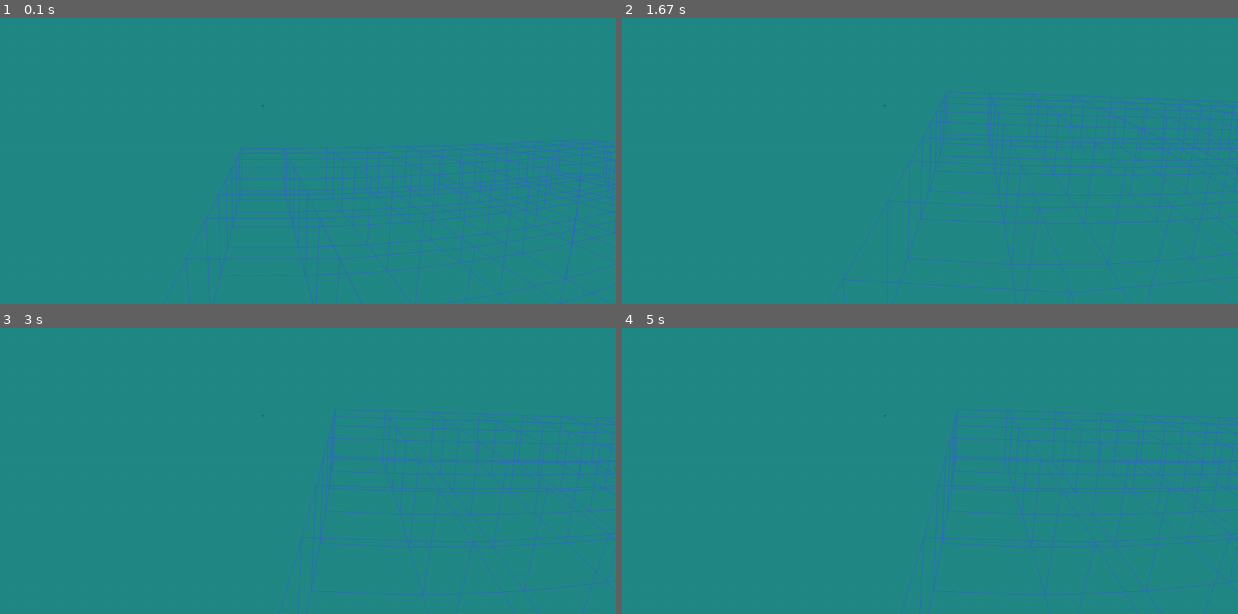
Above: before the commit, frames 1-4 (two rows, left to right).
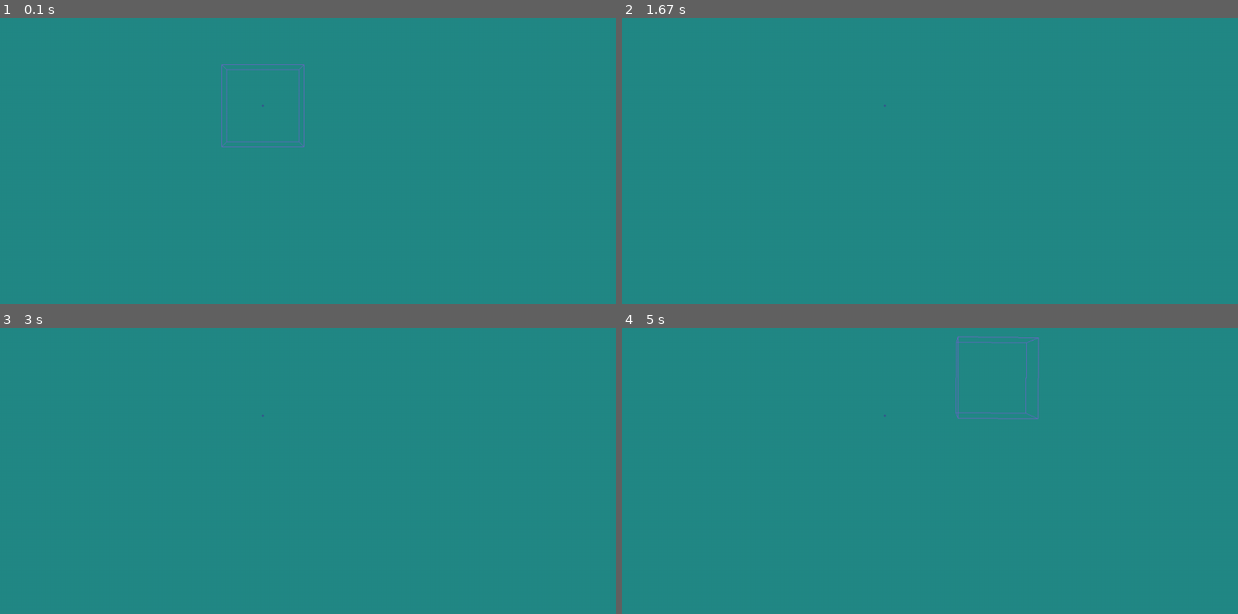
Above: after the commit, the same moments.

Repository: pineappleboy23/pygame_graphics_engine
Game: pygame game, started from main.py
Two runs of this game, one before a commit and one after it. Both use one fixed random seed, a clock stepped at 60 frames per second and the inputs below.
Inputs (mouse positions are in pixels of both pictures, inside the frame that each line leads up to):
- Up to frame 1 (0.1 s): no input
- Up to frame 2 (1.67 s): hold Esc 0.33-0.8 s; hold Right 0.33-0.8 s; move the mouse to (856, 123) at 0.37 s; tap S at 0.83 s
- Up to frame 3 (3 s): hold Up 1.67-2.13 s; hold Left from 2.67 s (still down)
- Up to frame 4 (5 s): release Left at 3.2 s; hold Down 3.23-3.7 s; hold Left 3.73-4.13 s; hold Right from 4.57 s (still down)

The runs differ from the first frame. In frame 1, 5.2% of the frame differs, in the area x 26-100%, y 16-100%; in frame 2, 4.2%; in frame 3, 3.2%; in frame 4, 3.5%.

Commit message:
Add files via upload

Diff:
--- a/main.py
+++ b/main.py
@@ -11,6 +11,8 @@
 sh = 720
 sc = (sw / 2, sh / 2)
 screen_color = (34, 137, 134)
+
+scale_or_fov = 1000
 
 pg.display.set_caption("3D")
 win = pg.display.set_mode((sw, sh))
@@ -41,6 +43,8 @@
         self.moving_back = False
         self.moving_left = False
         self.moving_right = False
+        self.speed = 2.5
+        self.color = (180, 120, 60)
 
     def angles_to_pointing_vec(self):
         self.pointing_vec[1] = math.sin(math.radians(self.angle_y))
@@ -58,21 +62,35 @@
     def movement(self):
         did_i_move = False
         if self.moving_forward:
-            self.location[0] += math.cos(math.radians(self.angle_x))
-            self.location[2] += math.sin(math.radians(self.angle_x))
+            self.location[0] += math.cos(math.radians(self.angle_x)) * self.speed
+            self.location[2] += math.sin(math.radians(self.angle_x)) * self.speed
+            did_i_move = True
+        if self.moving_left:
+            self.location[0] += math.cos(math.radians(self.angle_x - 90)) * self.speed
+            self.location[2] += math.sin(math.radians(self.angle_x - 90)) * self.speed
+            did_i_move = True
+        if self.moving_right:
+            self.location[0] += math.cos(math.radians(self.angle_x + 90)) * self.speed
+            self.location[2] += math.sin(math.radians(self.angle_x + 90)) * self.speed
+            did_i_move = True
+        if self.moving_back:
+            self.location[0] += math.cos(math.radians(self.angle_x - 180)) * self.speed
+            self.location[2] += math.sin(math.radians(self.angle_x - 180)) * self.speed
             did_i_move = True
 
         return did_i_move
 
     def draw(self, win):
         for i in self.quads_to_draw:
-            pg.draw.polygon(win, (50, 100, 200), i, 1)
+            pg.draw.polygon(win, (random.randrange(20)+100, 100, 200) , i  , 1)
+            #  (random.randrange(20)+100, 100, 200)
+            #  (random.randrange(20) + self.color[0], random.randrange(20) + self.color[1], random.randrange(20) + self.color[2])
 
 
 class Cube(object):
-    def __init__(self, center):
+    def __init__(self, center, side_in):
         self.center = center
-        self.side = 20
+        self.side = side_in
         self.close_sides = []
         self.three_d_poss = []
         self.two_d_poss = []
@@ -113,7 +131,7 @@
         self.close_sides = []
 
         for i in [(1, 3, 4, 2), (5, 7, 8, 6), (1, 5, 7, 3), (6, 2, 4, 8), (5, 6, 2, 1), (4, 3, 7, 8)]:
-            if not self.contains(i, close_corner):
+            if self.contains(i, close_corner):
                 self.close_sides.append(i)
 
     def get_closest_corner(self, camera_location):
@@ -144,7 +162,7 @@
 
         quads_to_return = []
 
-        # for i in self.close_sides:  set it to this later
+        #for i in self.close_sides:
         for i in [(1, 3, 4, 2), (5, 7, 8, 6), (1, 5, 7, 3), (6, 2, 4, 8), (5, 6, 2, 1), (4, 3, 7, 8)]:
             quads_to_return.append((self.two_d_poss[i[0] - 1], self.two_d_poss[i[1] - 1], self.two_d_poss[i[2] - 1],
                                     self.two_d_poss[i[3] - 1]))
@@ -167,11 +185,20 @@
             cos_angle_uhs_top = u_from_h[0] * s_from_h[0] + u_from_h[1] * s_from_h[1] + u_from_h[2] * s_from_h[2]
             cos_angle_uhs_bottom = pythag(u_from_h) * pythag(s_from_h)
             cos_angle_uhs = cos_angle_uhs_top / cos_angle_uhs_bottom
+            if cos_angle_uhs > 1:
+                cos_angle_uhs = 1
+            if cos_angle_uhs < -1:
+                cos_angle_uhs = -1
             angle_uhs = math.acos(cos_angle_uhs)
             slope = [cos_angle_uhs, math.sin(angle_uhs)]
             angle_vos = math.acos(v_s_dot_product / (pythag(v) * pythag(s)))
-            return_x = angle_vos / math.sqrt(1 + ((slope[1] / slope[0]) ** 2))
-            return_y = return_x * abs((slope[1] / slope[0]))
+            if slope[0] == 0:
+                return_x = 0
+                return_y = angle_vos
+                print("heyo")
+            else:
+                return_x = angle_vos / math.sqrt(1 + ((slope[1] / slope[0]) ** 2))
+                return_y = return_x * abs((slope[1] / slope[0]))
 
             #   this is where i need to do fov and stuff
 
@@ -180,8 +207,6 @@
 
             if h[1] > s[1]:
                 return_y *= -1
-
-            scale_or_fov = 740
 
             return_y *= scale_or_fov
             return_x *= scale_or_fov
@@ -207,17 +232,9 @@
 
 cubes = []
 
-# cubes.append(Cube((150, 0, -20)))
-# cubes.append(Cube((150, 0, 0)))
-# cubes.append(Cube((150, 0, 20)))
-# cubes.append(Cube((150, 20, 0)))
-# cubes.append(Cube((150, -20, 0)))
-# cubes.append(Cube((0, 200, 850)))
-# cubes.append(Cube((200, 0, 350)))
-
-for i in range(10):
-    for ii in range(10):
-        cubes.append(Cube((i * 20, 0, ii * 20)))
+# cubes.append(Cube((CENTER CORDS), SIDE LENGTH))
+cubes.append(Cube((50, -30, 0), 7))
+
 
 camera = Camera()
 
@@ -234,6 +251,8 @@
 
 camera_moved()
 
+mouse_free = True
+
 running = True
 while running:
 
@@ -245,19 +264,47 @@
         if event.type == pg.QUIT:
             running = False
 
-        if event.type == pg.MOUSEMOTION:
+        if event.type == pg.MOUSEMOTION and not mouse_free:
             mouse_cords = ((pg.mouse.get_pos()[0] - sw / 2), pg.mouse.get_pos()[1] - sh / 2)
-            camera.angle_y = (mouse_cords[1] / (sh / 2)) * 90
-            camera.angle_x = (mouse_cords[0] / (sw / 2)) * 160 + .01  # if it is 0 it crashes so i added .01
+            camera.angle_y += (mouse_cords[1] / (sh / 2)) * 45
+            camera.angle_x += (mouse_cords[0] / (sw / 2)) * 80 + .01  # if it is 0 it crashes so i added .01
             did_camera_move = True
+            if camera.angle_y > 90:
+                camera.angle_y = 89
+            elif camera.angle_y < -90:
+                camera.angle_y = -89
+            if camera.angle_x > 360:
+                camera.angle_x -= 360
+            elif camera.angle_x < -360:
+                camera.angle_x += 360
+
+
+            pg.mouse.set_pos((sw / 2, sh / 2))
 
         if event.type == pg.KEYDOWN:
+            if event.key == pg.K_s:
+                pg.mouse.set_visible(not pg.mouse.get_visible())
+            if event.key == pg.K_ESCAPE:
+                mouse_free = (not mouse_free)
             if event.key == pg.K_UP:
                 camera.moving_forward = True
+            if event.key == pg.K_LEFT:
+                camera.moving_left = True
+            if event.key == pg.K_RIGHT:
+                camera.moving_right = True
+            if event.key == pg.K_DOWN:
+                camera.moving_back = True
+
 
         if event.type == pg.KEYUP:
             if event.key == pg.K_UP:
                 camera.moving_forward = False
+            if event.key == pg.K_LEFT:
+                camera.moving_left = False
+            if event.key == pg.K_RIGHT:
+                camera.moving_right = False
+            if event.key == pg.K_DOWN:
+                camera.moving_back = False
 
     if camera.movement():
         did_camera_move = True
